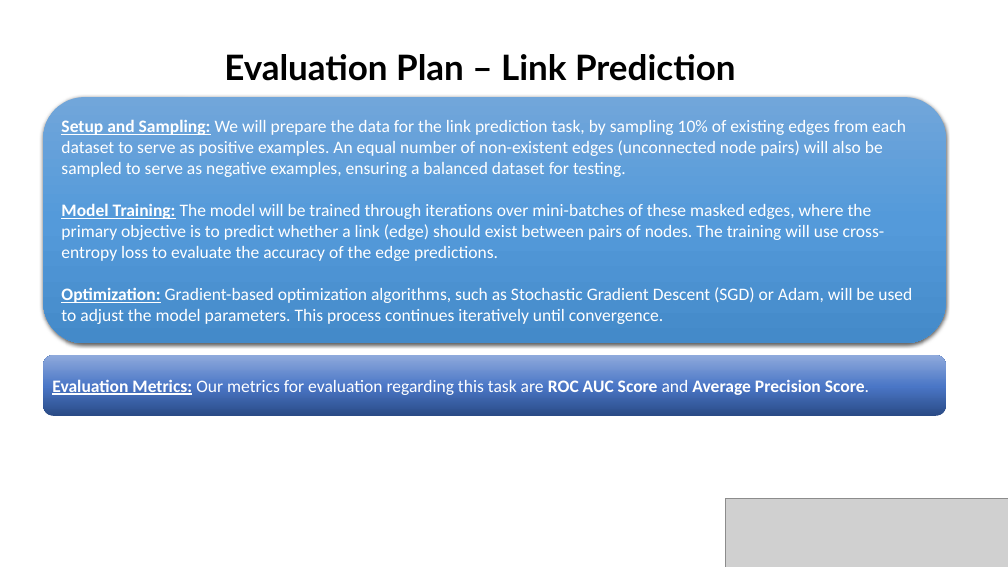
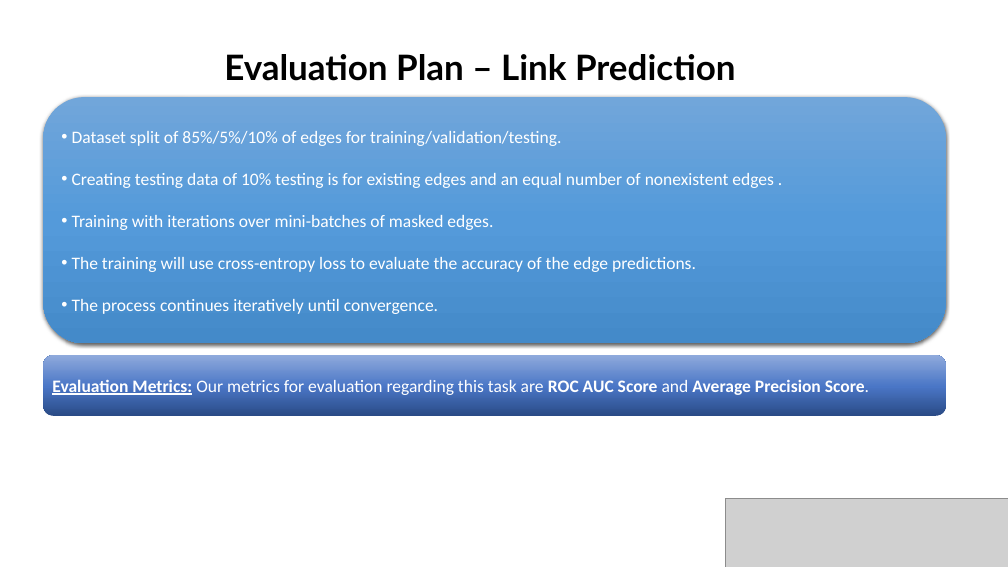
Before and after one commit to gilseg10/BraudeProject, a slide deck: slide 18 of Graph reconstruction with MaskGAE_.pptx (slide 17 before the commit). Drawn at 1008x567 pixels with LibreOffice and Linux fonts; fonts in the diff are those of the drawing; grey boxes stand for pictures; background and template pictures are left out. Boxes give left, top, right and bottom in pixels: in the first picture for what was removed or moved away, otherwise in the second. Text is boxed around its words. In the diff, an @@ line names an element or a change of style, - is before the commit and + after.

```diff
--- a/Graph reconstruction with MaskGAE_.pptx
+++ b/Graph reconstruction with MaskGAE_.pptx
@@ text in rounded rectangle at [72,131,774,314]: text changed @@
-Setup and Sampling: We will prepare the data for the link prediction task, by sampling 10% of existing edges from each dataset to serve as positive examples. An equal number of non-existent edges (unconnected node pairs) will also be sampled to serve as negative examples, ensuring a balanced dataset for testing.
-Model Training: The model will be trained through iterations over mini-batches of these masked edges, where the primary objective is to predict whether a link (edge) should exist between pairs of nodes. The training will use cross-entropy loss to evaluate the accuracy of the edge predictions.
-Optimization: Gradient-based optimization algorithms, such as Stochastic Gradient Descent (SGD) or Adam, will be used to adjust the model parameters. This process continues iteratively until convergence.
+• Dataset split of 85%/5%/10% of edges for training/validation/testing.
+• Creating testing data of 10% testing is for existing edges and an equal number of nonexistent edges .
+• Training with iterations over mini-batches of masked edges.
+• The training will use cross-entropy loss to evaluate the accuracy of the edge predictions.
+• The process continues iteratively until convergence.
```
Also in this commit, not shown: 13 other slides changed, 1 slide added, 1 other file.
